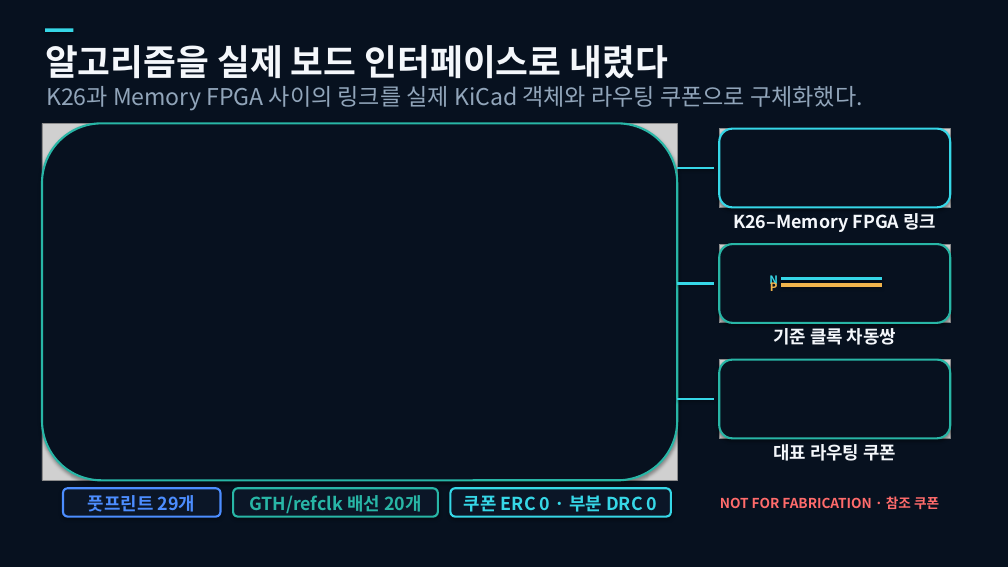
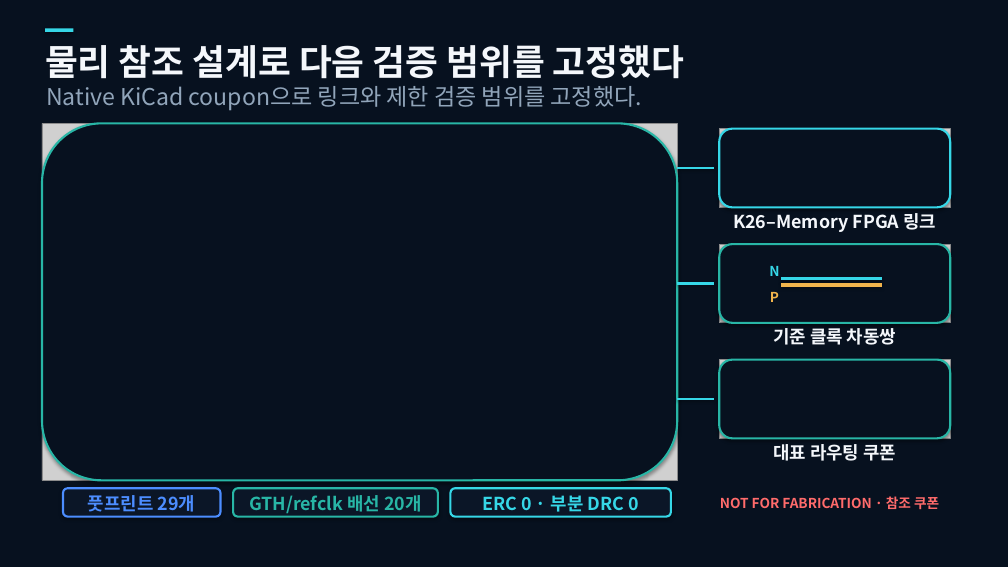
Before and after one commit to snowman0919/varp-k26-memory-fpga, a slide deck: slide 9 of presentation/final/presentation.pptx. Drawn at 1008x567 pixels with LibreOffice and Linux fonts; fonts in the diff are those of the drawing; grey boxes stand for pictures. Boxes give left, top, right and bottom in pixels: in the first picture for what was removed or moved away, otherwise in the second. Text is boxed around its words. In the diff, an @@ line names an element or a change of style, - is before the commit and + after.

```diff
--- a/presentation/final/presentation.pptx
+++ b/presentation/final/presentation.pptx
@@ text at [45,45,684,79]: text changed @@
-알고리즘을 실제 보드 인터페이스로 내렸다
+물리 참조 설계로 다음 검증 범위를 고정했다
@@ text at [46,86,642,110]: text changed @@
-K26과 Memory FPGA 사이의 링크를 실제 KiCad 객체와 라우팅 쿠폰으로 구체화했다.
+Native KiCad coupon으로 링크와 제한 검증 범위를 고정했다.
@@ text "N" at [769,266,779,276]: size 11 to 13 pt @@
@@ text "P" at [770,292,779,302]: size 11 to 13 pt @@
@@ text "P": place and size @@
-text "P" at [770,279,778,291]
+text "P" at [770,292,779,302]
@@ text at [482,495,639,516]: text changed @@
-쿠폰 ERC 0 · 부분 DRC 0
+ERC 0 · 부분 DRC 0
```
Also in this commit, not shown: 7 other slides changed, 2 slides added, 2 slides removed, 51 other files.
